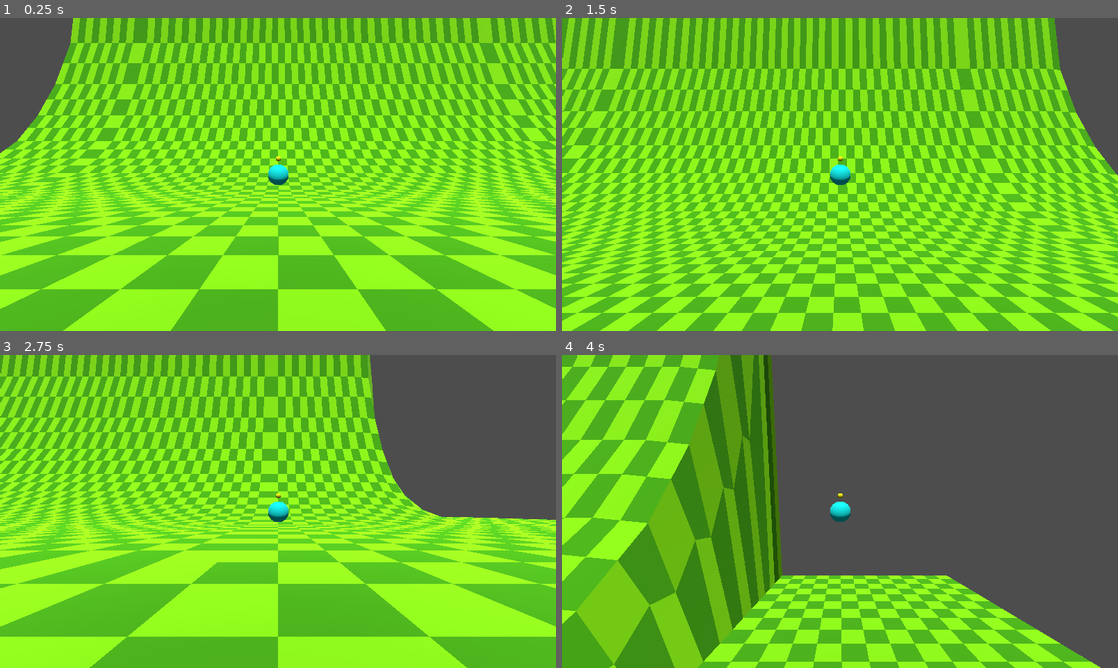
Above: before the commit, frames 1-4 (two rows, left to right).
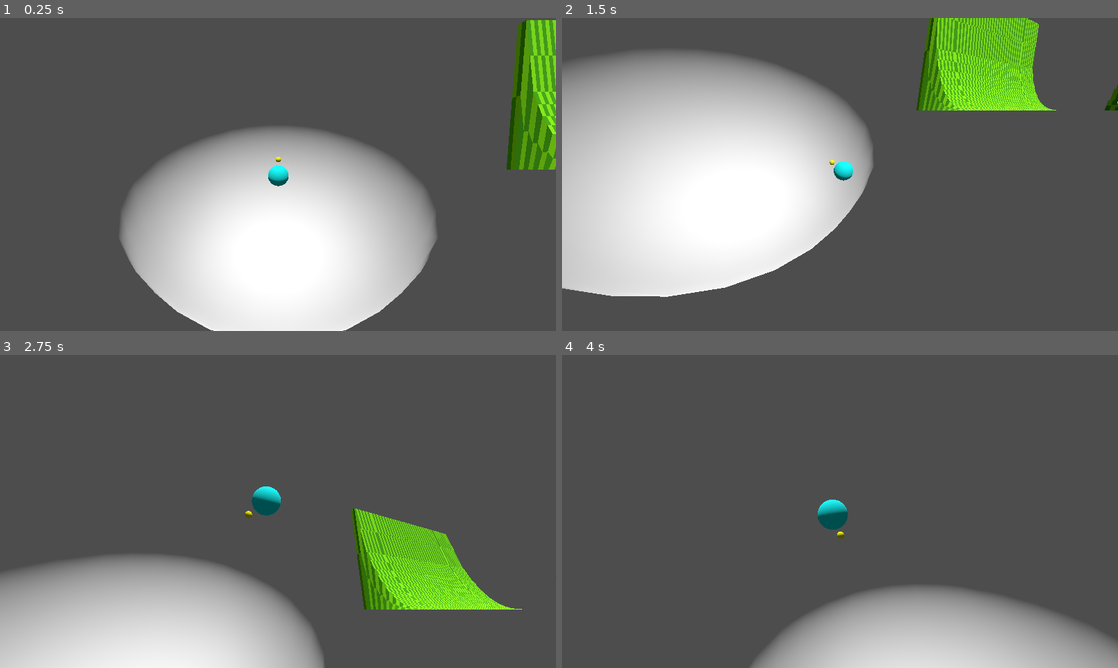
Above: after the commit, the same moments.

Repository: virattus/sonic-ringworlds-s1
Game: Godot game, scene res://scenes/SphereMovement/SphereMovement.tscn
Two runs of this game, one before a commit and one after it. Both use one fixed random seed, a clock stepped at 60 frames per second and the inputs below. This scene is started directly instead of the project's main scene.
Inputs (mouse positions are in pixels of both pictures, inside the frame that each line leads up to):
- Up to frame 1 (0.25 s): no input
- Up to frame 2 (1.5 s): tap Enter (Pause) at 0.5 s; move the mouse to (962, 158) at 0.52 s; hold D (Move_Right) 0.53-1.28 s; hold Ctrl (Attack) 0.53-1.28 s; click (962, 158) at 0.67 s; tap Space (Jump) at 0.77 s; move the mouse to (728, 190) at 1.27 s; hold S (Move_Backward) from 1.28 s (still down); tap Down (Camera_Down) at 1.35 s
- Up to frame 3 (2.75 s): tap Space (Jump) at 1.52 s; move the mouse to (333, 442) at 2.02 s; release S (Move_Backward) at 2.03 s; hold D (Move_Right) from 2.03 s (still down); tap Left (Camera_Left) at 2.1 s
- Up to frame 4 (4 s): move the mouse to (812, 574) at 2.77 s; release D (Move_Right) at 2.78 s; hold W (Move_Forward) 2.78-3.53 s; tap Right (Camera_Right) at 2.85 s; click (812, 574) at 2.92 s; tap Space (Jump) at 3.02, 3.77 s; move the mouse to (1006, 558) at 3.52 s; hold A (Move_Left) from 3.53 s (still down); tap Up (Camera_Up) at 3.6 s

The runs differ from the first frame. In frame 1, 95% of the frame differs, in the area x 0-100%, y 0-100%; in frame 2, 94%; in frame 3, 83%; in frame 4, 54%.

Commit message:
some bugfixes, porting WV Act 3

Diff:
--- a/entities/Sonic/Sonic.tscn
+++ b/entities/Sonic/Sonic.tscn
@@ -109,13 +109,13 @@
 [node name="Skeleton3D" parent="CharacterMesh/SonicModel/Armature" index="0"]
 bones/1/position = Vector3(0, -0.334433, 3.08106)
 bones/1/rotation = Quaternion(2.58833e-08, 0.805835, 0.59214, 3.52242e-08)
-bones/2/position = Vector3(-4.72443, 1.74922e-07, 4.67589)
+bones/2/position = Vector3(-4.72512, 2.50593e-07, 4.67263)
 bones/2/rotation = Quaternion(0.118361, -0.815134, 0.537942, 0.179351)
-bones/3/position = Vector3(-2.50878, -0.75626, 0.869092)
+bones/3/position = Vector3(-2.50895, -0.75626, 0.866345)
 bones/3/rotation = Quaternion(-0.254187, -5.64409e-17, 0, 0.967155)
-bones/4/position = Vector3(4.99476, -0.822021, 4.41895)
+bones/4/position = Vector3(4.9939, -0.822021, 4.41672)
 bones/4/rotation = Quaternion(3.35483e-08, -0.641053, 0.767496, -2.80213e-08)
-bones/5/position = Vector3(2.56561, 0.420875, 0.627417)
+bones/5/position = Vector3(2.56613, 0.420875, 0.625872)
 bones/5/rotation = Quaternion(-0.0922079, -2.04743e-17, 0, 0.99574)
 bones/6/position = Vector3(0, 0.334433, 5.21777)
 bones/6/rotation = Quaternion(2.58833e-08, 0.805835, 0.59214, 3.52242e-08)
--- /dev/null
+++ b/maps/WindyValleyAct3/WindyValleyAct3.tscn
@@ -0,0 +1,5 @@
+[gd_scene load_steps=2 format=3 uid="uid://73nnyd0gnmtm"]
+
+[ext_resource type="PackedScene" uid="uid://cjhxoxvbcjbtm" path="res://maps/WindyValleyAct3/WindyValleyAct3.glb" id="1_5db8f"]
+
+[node name="WindyValleyAct3" instance=ExtResource("1_5db8f")]
--- a/scenes/GLTFLoader/GLTFLoader.gd
+++ b/scenes/GLTFLoader/GLTFLoader.gd
@@ -40,7 +40,7 @@
 	var collnodes = scene.find_children("*-col")
 	for i in collnodes:
 		print(i.name)
-		i.create_convex_collision(false, false)
+		i.create_trimesh_collision()
 		var collshape = i.find_child("CollisionShape3D")
 		if collshape.shape is ConcavePolygonShape3D:
 			collshape.shape.backface_collision = true
@@ -59,16 +59,19 @@
 	add_child(sonic_game)
 
 	var startNode = scene.find_child("SonicStart")
+	var startPos = Vector3.ZERO
 	if startNode == null:
 		print("Unable to find start point")
 	else:
-		if UseFreeCam:
-			$FreeCam.global_position = startNode.global_position
-		else:
-			$FreeCam.queue_free()
-			var sonic = sonic_game.find_child("Sonic")
-			sonic.global_position = startNode.global_position
-			sonic.StartingPosition = startNode.global_position
+		startPos = startNode.global_position
+
+	if UseFreeCam:
+		$FreeCam.global_position = startPos
+	else:
+		$FreeCam.queue_free()
+		var sonic = sonic_game.find_child("Sonic")
+		sonic.global_position = startPos
+		sonic.StartingPosition = startPos
 
 
 
--- a/scenes/R_ResortIsland/ResortIsland.tscn
+++ b/scenes/R_ResortIsland/ResortIsland.tscn
@@ -5,10 +5,13 @@
 
 [node name="ResortIsland" instance=ExtResource("1_4h384")]
 
-[node name="Sonic" parent="." index="1"]
+[node name="Sonic" parent="." index="2"]
 transform = Transform3D(1, 0, 0, 0, 1, 0, 0, 0, 1, -23.2298, 9.39549, 29.4337)
 
-[node name="ThirdPersonCamera" parent="." index="2"]
+[node name="ThirdPersonCamera" parent="." index="3"]
 transform = Transform3D(1, 0, 0, 0, 1, 0, 0, 0, 1, -23.2298, 9.39549, 29.4337)
 
 [node name="ResortIsland" parent="." index="7" instance=ExtResource("2_mtbu1")]
+
+[editable path="Sonic"]
+[editable path="Sonic/CharacterMesh/SonicModel"]
--- /dev/null
+++ b/scenes/SA1_WV_3/SA1_WV_3.tscn
@@ -0,0 +1,27 @@
+[gd_scene load_steps=3 format=3 uid="uid://bqe7klcxfc62u"]
+
+[ext_resource type="PackedScene" uid="uid://bybnnf47w5dsd" path="res://scenes/SonicGame/SonicGame.tscn" id="1_18wxg"]
+[ext_resource type="PackedScene" uid="uid://73nnyd0gnmtm" path="res://maps/WindyValleyAct3/WindyValleyAct3.tscn" id="2_m3beo"]
+
+[node name="SA1_WV_3" instance=ExtResource("1_18wxg")]
+
+[node name="Skeleton3D" parent="Sonic/CharacterMesh/SonicModel/Armature" index="0"]
+bones/1/position = Vector3(0, -0.334433, 3.08106)
+bones/1/rotation = Quaternion(2.58833e-08, 0.805835, 0.59214, 3.52242e-08)
+bones/2/position = Vector3(-4.67539, 2.34751e-07, 4.90885)
+bones/2/rotation = Quaternion(0.118361, -0.815134, 0.537942, 0.179351)
+bones/2/scale = Vector3(1, 1, 1)
+bones/3/position = Vector3(-2.49652, -0.75626, 1.06527)
+bones/3/rotation = Quaternion(-0.254187, -5.64409e-17, 0, 0.967155)
+bones/4/position = Vector3(5.05606, -0.822021, 4.57834)
+bones/4/rotation = Quaternion(3.35483e-08, -0.641053, 0.767496, -2.80213e-08)
+bones/4/scale = Vector3(1, 1, 1)
+bones/5/position = Vector3(2.52883, 0.420875, 0.737765)
+bones/5/rotation = Quaternion(-0.0922079, -2.04743e-17, 0, 0.99574)
+bones/6/position = Vector3(0, 0.334433, 5.21777)
+bones/6/rotation = Quaternion(2.58833e-08, 0.805835, 0.59214, 3.52242e-08)
+
+[node name="WindyValleyAct3" parent="." index="8" instance=ExtResource("2_m3beo")]
+
+[editable path="Sonic"]
+[editable path="Sonic/CharacterMesh/SonicModel"]
--- a/scenes/SonicGame/SonicGame.tscn
+++ b/scenes/SonicGame/SonicGame.tscn
@@ -33,18 +33,10 @@
 Controller = NodePath("../PlayerController")
 
 [node name="Skeleton3D" parent="Sonic/CharacterMesh/SonicModel/Armature" index="0"]
-bones/1/position = Vector3(0, -0.334433, 3.08106)
-bones/1/rotation = Quaternion(2.58833e-08, 0.805835, 0.59214, 3.52242e-08)
-bones/2/position = Vector3(-4.63477, 3.60801e-07, 5.10175)
-bones/2/rotation = Quaternion(0.118361, -0.815134, 0.537942, 0.179351)
-bones/3/position = Vector3(-2.48636, -0.75626, 1.22771)
-bones/3/rotation = Quaternion(-0.254187, -5.64409e-17, 0, 0.967155)
-bones/4/position = Vector3(5.10683, -0.822021, 4.71033)
-bones/4/rotation = Quaternion(3.35483e-08, -0.641053, 0.767496, -2.80213e-08)
-bones/5/position = Vector3(2.49837, 0.420875, 0.829139)
-bones/5/rotation = Quaternion(-0.0922079, -2.04743e-17, 0, 0.99574)
-bones/6/position = Vector3(0, 0.334433, 5.21777)
-bones/6/rotation = Quaternion(2.58833e-08, 0.805835, 0.59214, 3.52242e-08)
+bones/2/position = Vector3(-4.65586, 2.58572e-07, 5.0016)
+bones/3/position = Vector3(-2.49163, -0.75626, 1.14337)
+bones/4/position = Vector3(5.08047, -0.822021, 4.6418)
+bones/5/position = Vector3(2.51419, 0.420875, 0.781699)
 
 [node name="ThirdPersonCamera" parent="." node_paths=PackedStringArray("Char", "Focus") instance=ExtResource("3_t4fox")]
 RightAnalogue = false
--- a/scenes/SphereMovement/SphereMovement.tscn
+++ b/scenes/SphereMovement/SphereMovement.tscn
@@ -15,15 +15,14 @@
 transform = Transform3D(1, 0, 0, 0, 0.505356, 0.862911, 0, -0.862911, 0.505356, 0, 0, 0)
 
 [node name="TestChar" parent="." node_paths=PackedStringArray("Cam") instance=ExtResource("3_hgaue")]
-transform = Transform3D(1, 0, 0, 0, 1, 0, 0, 0, 1, 0, 1.60706, -24.4792)
-Cam = NodePath("Camera3D")
+Cam = NodePath("../Camera3D")
 
-[node name="Camera3D" type="Camera3D" parent="TestChar"]
+[node name="Camera3D" type="Camera3D" parent="."]
 unique_name_in_owner = true
 transform = Transform3D(1, 0, 0, 0, 1, 0, 0, 0, 1, 0, 0, 9.82427)
 
 [node name="InverseSphere" parent="." instance=ExtResource("4_qyhcm")]
-transform = Transform3D(5, 0, 0, 0, 5, 0, 0, 0, 5, 0, -9.10759, 0)
+transform = Transform3D(5, 0, 0, 0, 5, 0, 0, 0, 5, 0, 0, 0)
 
 [node name="StaticBody3D" type="StaticBody3D" parent="InverseSphere"]
 
@@ -31,3 +30,4 @@
 shape = SubResource("ConcavePolygonShape3D_brkq3")
 
 [node name="MovementTesting" parent="." instance=ExtResource("4_2aetb")]
+transform = Transform3D(1, 0, 0, 0, 1, 0, 0, 0, 1, 96.8513, 0, 0)
--- a/scenes/SphereMovement/TestChar/TestChar.gd
+++ b/scenes/SphereMovement/TestChar/TestChar.gd
@@ -11,6 +11,7 @@
 
 func _physics_process(delta: float) -> void:
 	move_and_slide()
+	apply_floor_snap()
 	var speed = velocity.length()
 
 	velocity += Vector3.DOWN * (10.0 * delta)
--- a/scenes/SphereMovement/TestChar/TestChar.tscn
+++ b/scenes/SphereMovement/TestChar/TestChar.tscn
@@ -20,6 +20,7 @@
 [sub_resource type="Environment" id="Environment_jr265"]
 
 [node name="TestChar" type="CharacterBody3D"]
+floor_snap_length = 1.0
 script = ExtResource("1_40pk5")
 
 [node name="MeshInstance3D" type="MeshInstance3D" parent="."]
--- a/scripts/Globals.gd
+++ b/scripts/Globals.gd
@@ -8,6 +8,7 @@
 	"RadicalCity": "res://scenes/R_RadicalCity/RadicalCity.tscn",
 	"RegalRuin": "res://scenes/R_RegalRuin/RegalRuin.tscn",
 	"ReactiveFactory": "res://scenes/R_ReactiveFactory/ReactiveFactory.tscn",
+	"SA1 Windy Valley Act 3": "res://scenes/SA1_WV_3/SA1_WV_3.tscn",
 	"SphereMovement": "res://scenes/SphereMovement/SphereMovement.tscn",
 	"MapLoader": "res://scenes/GLTFLoader/GLTFLoader.tscn",
 }
Binary file added: maps/WindyValleyAct3/WindyValleyAct3.glb
Not shown, added: maps/WindyValleyAct3/WindyValleyAct3.glb.import
Binary file added: maps/WindyValleyAct3/WindyValleyAct3_01.png
Not shown, added: maps/WindyValleyAct3/WindyValleyAct3_01.png.import
Binary file added: maps/WindyValleyAct3/WindyValleyAct3_02.png
Not shown, added: maps/WindyValleyAct3/WindyValleyAct3_02.png.import
Binary file added: maps/WindyValleyAct3/WindyValleyAct3_03.png
Not shown, added: maps/WindyValleyAct3/WindyValleyAct3_03.png.import
Binary file added: maps/WindyValleyAct3/WindyValleyAct3_04.png
Not shown, added: maps/WindyValleyAct3/WindyValleyAct3_04.png.import
Binary file added: maps/WindyValleyAct3/WindyValleyAct3_05.png
Not shown, added: maps/WindyValleyAct3/WindyValleyAct3_05.png.import
(and 102 more such lines)
